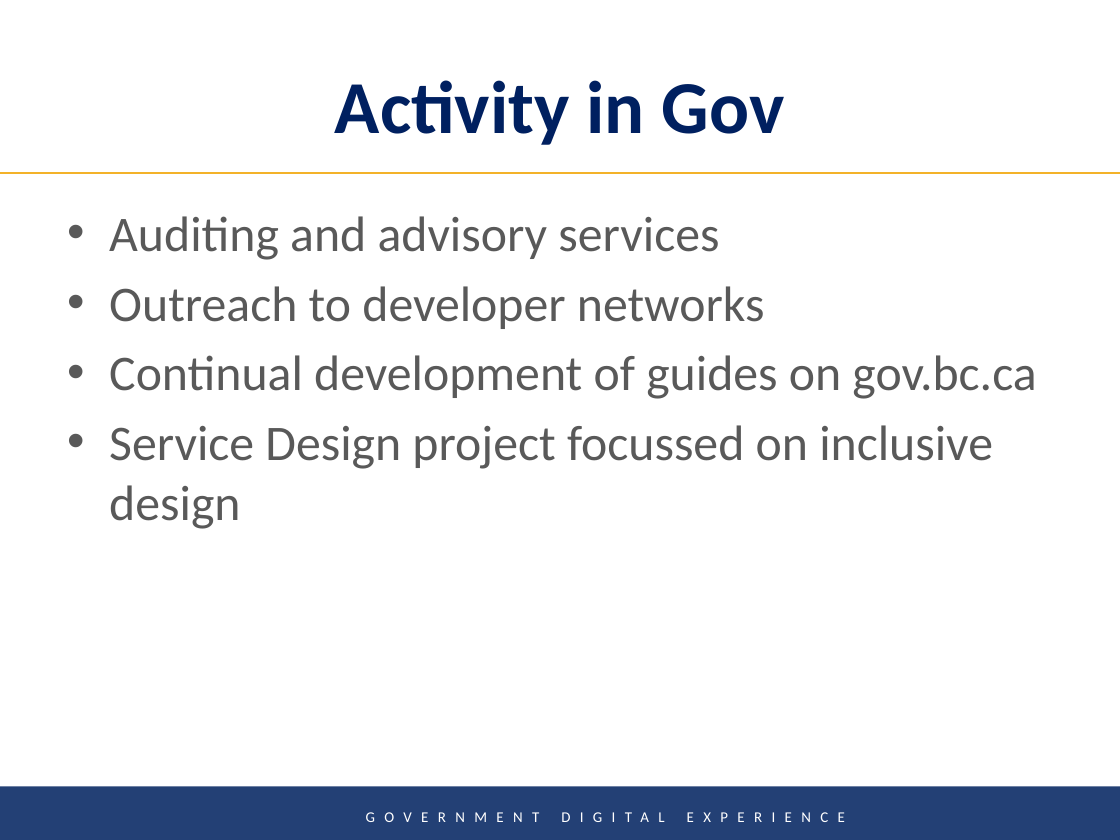
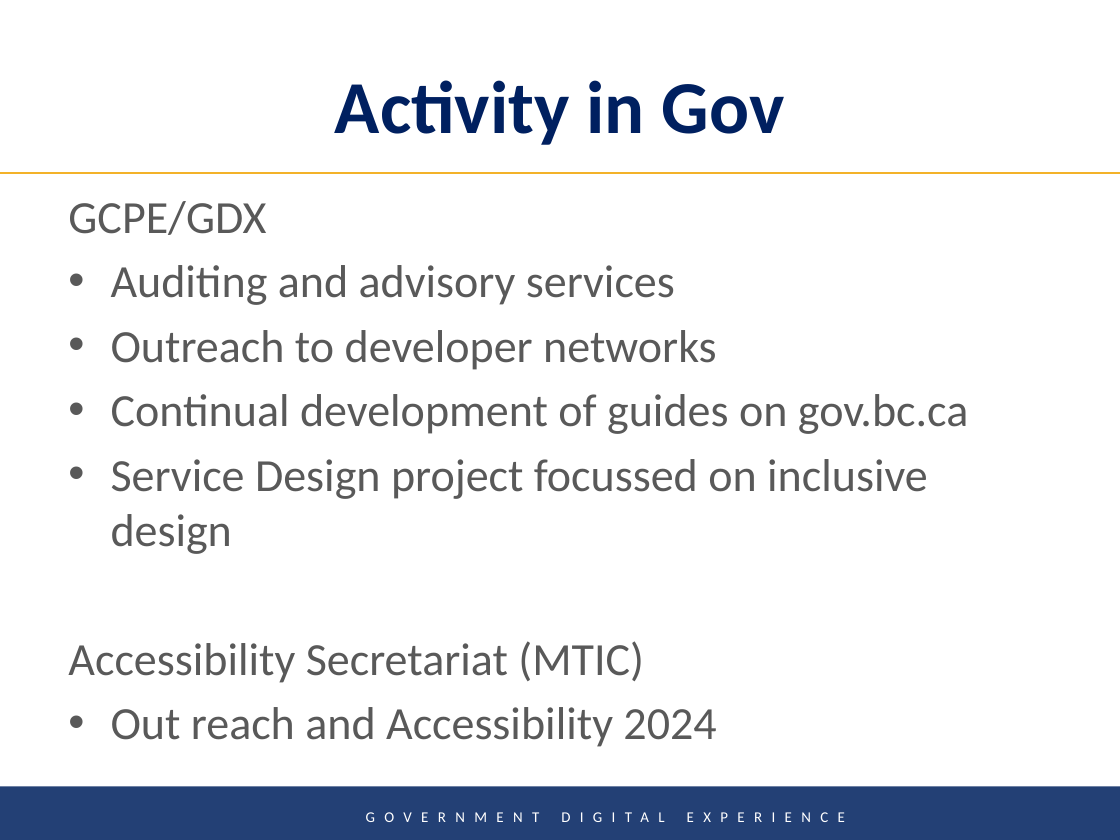
Before and after one commit to Gavin-McLeod/Accessibility-presentation, a slide deck: slide 32 of Digital Product Innovation in the Public Service-TRAN-hl.pptx. Drawn at 1120x840 pixels with LibreOffice and Linux fonts; fonts in the diff are those of the drawing; background and template pictures are left out. Boxes give left, top, right and bottom in pixels: in the first picture for what was removed or moved away, otherwise in the second. Text is boxed around its words. In the diff, an @@ line names an element or a change of style, - is before the commit and + after.

Commit message:
Activity in Gov - added mention of Secretariat Tools – Automated Testing - added this slide

```diff
--- a/Digital Product Innovation in the Public Service-TRAN-hl.pptx
+++ b/Digital Product Innovation in the Public Service-TRAN-hl.pptx
@@ text "GCPE/GDX": place and size @@
-text "GCPE/GDX" at box(109, 216, 1036, 529)
+text "GCPE/GDX" at box(68, 201, 969, 747)
@@ text at box(68, 201, 266, 235): paragraph added @@
+GCPE/GDX
@@ text at box(111, 265, 969, 554): size 32 to 29.6 pt in "Auditing and advisory services", "Outreach to developer networks", "Continual development of guides on gov.bc.ca", "Service Design project focussed on inclusive design" @@
@@ text at box(68, 641, 716, 747): paragraphs added @@
+Accessibility Secretariat (MTIC)
+• Out reach and Accessibility 2024
```
Also in this commit, not shown: 1 other slide changed, 1 slide added.
